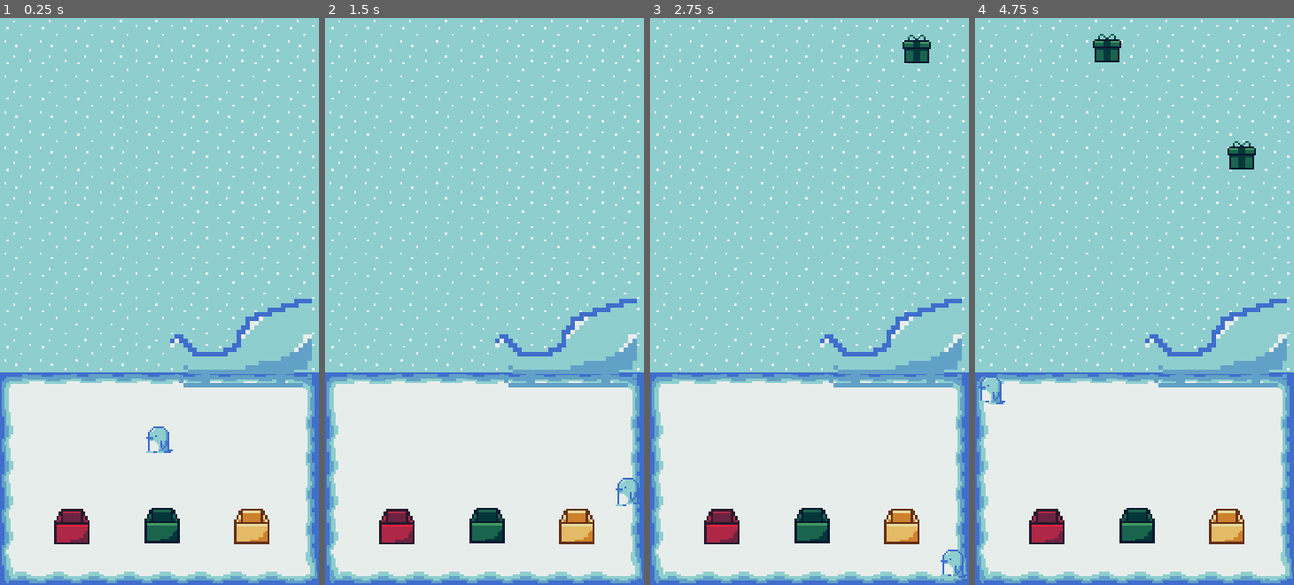
Above: before the commit, frames 1-4 (left to right).
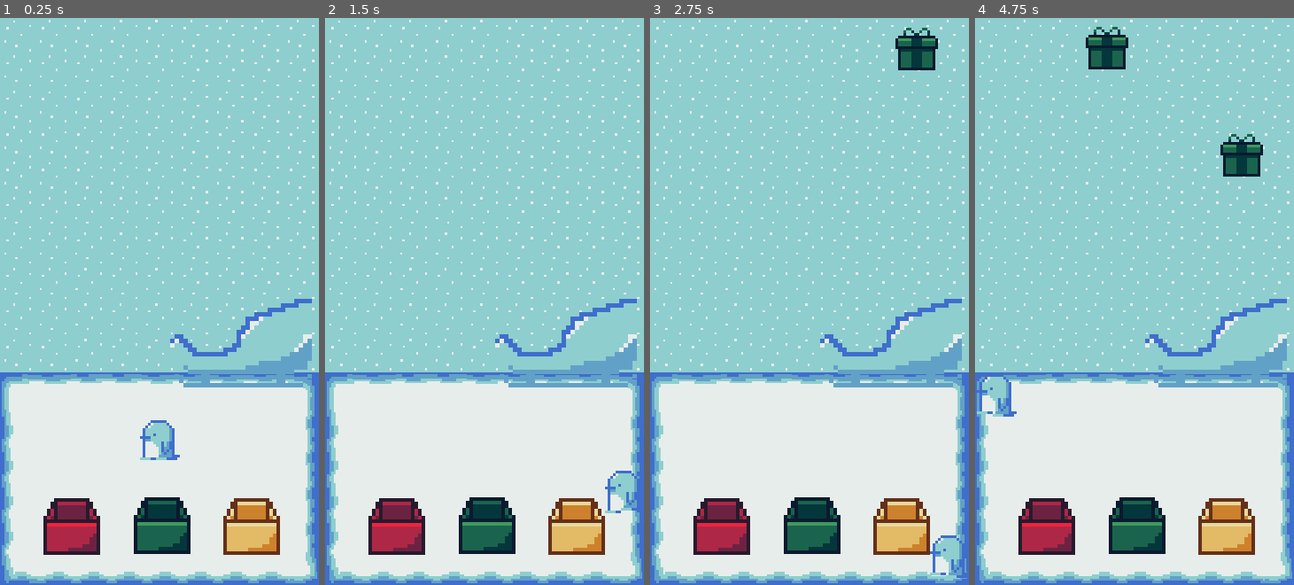
Above: after the commit, the same moments.

Repository: emilykrohn/Waddle
Game: Godot game, scene res://Scenes/main.tscn
The game is run twice, just before and just after one commit, with the same random seed, the same clock (stepped at 60 frames per second) and the same inputs.
Inputs:
- Up to frame 1 (0.25 s): no input
- Up to frame 2 (1.5 s): tap Enter at 0.5 s; hold D (right) 0.53-1.28 s; tap Space (ui_select) at 0.77 s; hold S (down) from 1.28 s (still down)
- Up to frame 3 (2.75 s): tap Space (ui_select) at 1.52 s; release S (down) at 2.03 s; hold D (right) from 2.03 s (still down)
- Up to frame 4 (4.75 s): release D (right) at 2.78 s; hold W (up) 2.78-3.53 s; tap Space (ui_select) at 3.02, 3.77, 4.52 s; hold A (left) from 3.53 s (still down)

The runs differ from the first frame. In frame 1, 4.4% of the frame differs, in the area x 13-88%, y 70-95%; in frame 2, 4.3%; in frame 3, 4.9%; in frame 4, 5.6%, in the area x 0-91%, y 1-95%.

Commit message:
Increase size of box, penguin, and presents

Diff:
--- a/Scenes/green_box.tscn
+++ b/Scenes/green_box.tscn
@@ -7,7 +7,7 @@
 size = Vector2(16, 16)
 
 [sub_resource type="RectangleShape2D" id="RectangleShape2D_7x455"]
-size = Vector2(28.5, 30.5)
+size = Vector2(20.8, 30.5)
 
 [node name="GreenBox" type="StaticBody2D"]
 scale = Vector2(2.5, 2.5)
@@ -22,7 +22,8 @@
 [node name="Area2D" type="Area2D" parent="."]
 
 [node name="CollisionShape2D" type="CollisionShape2D" parent="Area2D"]
-position = Vector2(0.25, -0.25)
+position = Vector2(5.72204e-07, -0.25)
+scale = Vector2(1, 1)
 shape = SubResource("RectangleShape2D_7x455")
 
 [connection signal="body_entered" from="Area2D" to="." method="_on_area_2d_body_entered"]
--- a/Scenes/green_present.tscn
+++ b/Scenes/green_present.tscn
@@ -8,7 +8,7 @@
 size = Vector2(20, 19)
 
 [node name="GreenPresent" type="Area2D"]
-scale = Vector2(2, 2)
+scale = Vector2(3, 3)
 script = ExtResource("1_fgp8a")
 
 [node name="Sprite2D" type="Sprite2D" parent="."]
--- a/Scenes/main.tscn
+++ b/Scenes/main.tscn
@@ -91,12 +91,14 @@
 
 [node name="RedBox" parent="Boxes" instance=ExtResource("5_n0tv0")]
 position = Vector2(81, 574)
+scale = Vector2(4, 4)
 
 [node name="GreenBox" parent="Boxes" instance=ExtResource("6_jc0do")]
 position = Vector2(183, 573)
+scale = Vector2(4, 4)
 
 [node name="YellowBox" parent="Boxes" instance=ExtResource("7_k461b")]
 position = Vector2(284, 574)
-scale = Vector2(2.5, 2.5)
+scale = Vector2(4, 4)
 
 [connection signal="timeout" from="PresentSpawnArea/Timer" to="PresentSpawnArea" method="_on_timer_timeout"]
--- a/Scenes/player.tscn
+++ b/Scenes/player.tscn
@@ -154,7 +154,7 @@
 size = Vector2(20, 19)
 
 [node name="Player" type="CharacterBody2D"]
-scale = Vector2(2, 2)
+scale = Vector2(3, 3)
 script = ExtResource("1_7xv3e")
 
 [node name="AnimatedSprite2D" type="AnimatedSprite2D" parent="."]
--- a/Scenes/red_box.tscn
+++ b/Scenes/red_box.tscn
@@ -7,7 +7,7 @@
 size = Vector2(16, 16)
 
 [sub_resource type="RectangleShape2D" id="RectangleShape2D_7x455"]
-size = Vector2(28.5, 30.5)
+size = Vector2(21.2, 30.5)
 
 [node name="RedBox" type="StaticBody2D"]
 scale = Vector2(2.5, 2.5)
@@ -22,7 +22,8 @@
 [node name="Area2D" type="Area2D" parent="."]
 
 [node name="CollisionShape2D" type="CollisionShape2D" parent="Area2D"]
-position = Vector2(0.25, -0.25)
+position = Vector2(0.2, -0.25)
+scale = Vector2(1, 1)
 shape = SubResource("RectangleShape2D_7x455")
 
 [connection signal="body_entered" from="Area2D" to="." method="_on_area_2d_body_entered"]
--- a/Scenes/red_present.tscn
+++ b/Scenes/red_present.tscn
@@ -8,7 +8,7 @@
 size = Vector2(20, 19)
 
 [node name="RedPresent" type="Area2D"]
-scale = Vector2(2, 2)
+scale = Vector2(3, 3)
 script = ExtResource("1_t8iwx")
 
 [node name="Sprite2D" type="Sprite2D" parent="."]
--- a/Scenes/yellow_box.tscn
+++ b/Scenes/yellow_box.tscn
@@ -7,7 +7,7 @@
 size = Vector2(16, 16)
 
 [sub_resource type="RectangleShape2D" id="RectangleShape2D_7x455"]
-size = Vector2(28.5, 30.5)
+size = Vector2(21.3333, 30.5)
 
 [node name="YellowBox" type="StaticBody2D"]
 scale = Vector2(1.5, 1.5)
@@ -22,7 +22,7 @@
 [node name="Area2D" type="Area2D" parent="."]
 
 [node name="CollisionShape2D" type="CollisionShape2D" parent="Area2D"]
-position = Vector2(0.25, -0.25)
+position = Vector2(-4.76837e-07, -0.25)
 shape = SubResource("RectangleShape2D_7x455")
 
 [connection signal="body_entered" from="Area2D" to="." method="_on_area_2d_body_entered"]
--- a/Scenes/yellow_present.tscn
+++ b/Scenes/yellow_present.tscn
@@ -8,7 +8,7 @@
 size = Vector2(20, 19)
 
 [node name="YellowPresent" type="Area2D"]
-scale = Vector2(2, 2)
+scale = Vector2(3, 3)
 script = ExtResource("1_aut3k")
 
 [node name="Sprite2D" type="Sprite2D" parent="."]
